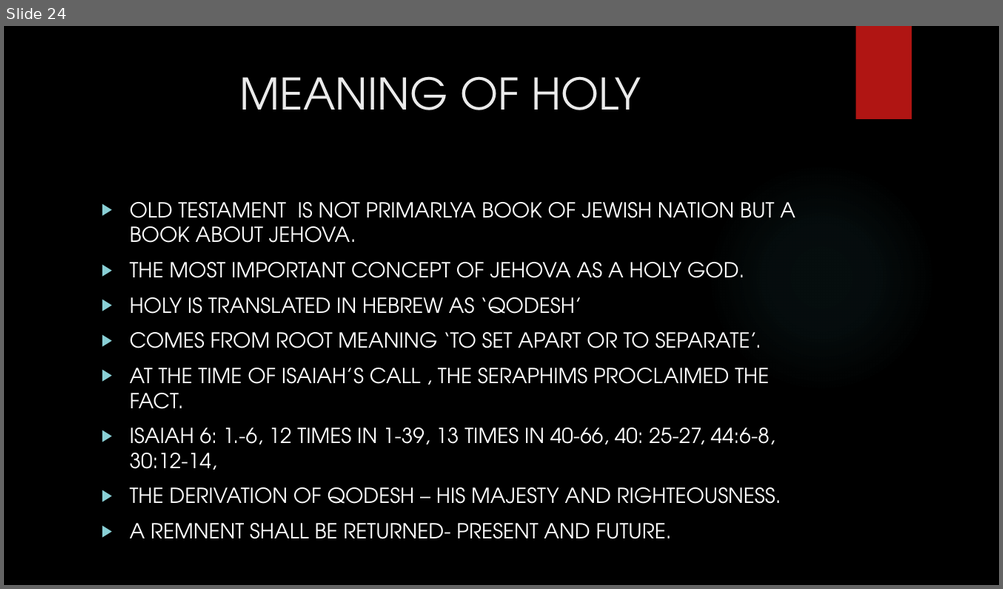
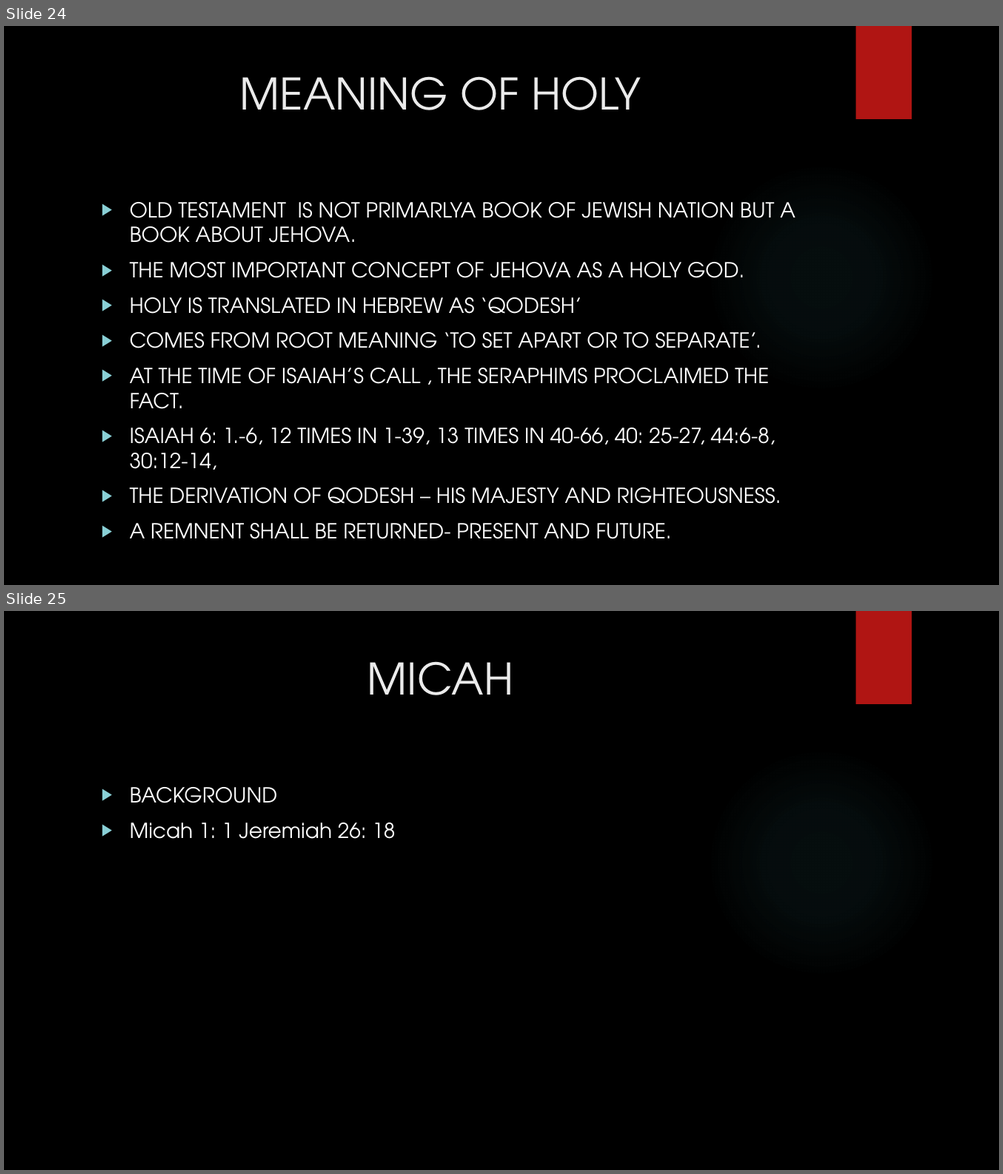
Before and after one commit to Seffin/Daddy-File, a slide deck: ZBC/THE PROPHETS.pptx. Shown one above the other, each under a label of ours: slide 24 before the commit, slides 24 and 25 after it. The pictures are 1003x589 and 1003x1174 pixels, drawn with LibreOffice and Linux fonts; fonts in the diff are those of the drawing; background and template pictures are left out. Boxes give left, top, right and bottom in pixels: in the first picture for what was removed or moved away, otherwise in the second. Text is boxed around its words. In the diff, an @@ line names an element or a change of style, - is before the commit and + after.

```diff
--- a/ZBC/THE PROPHETS.pptx
+++ b/ZBC/THE PROPHETS.pptx
@@ slide 25 added at [4, 611, 999, 1170], background picture (left out); not listed: 2 template elements that a slide beside it also shows @@
@@ title added at [367, 661, 514, 695], 42 pt, text #EBEBEB @@
+MICAH
@@ text added at [130, 787, 395, 839], 20 pt, text #FFFFFF @@
+▶ BACKGROUND
+▶ Micah 1: 1 Jeremiah 26: 18
```
Also in this commit, not shown: 9 other files.
